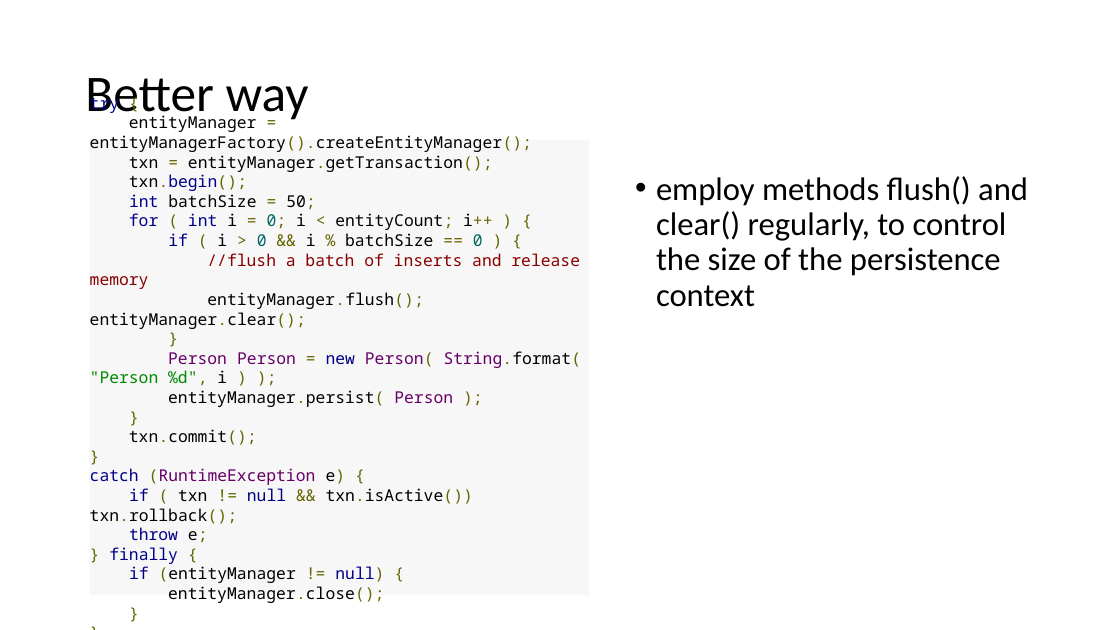
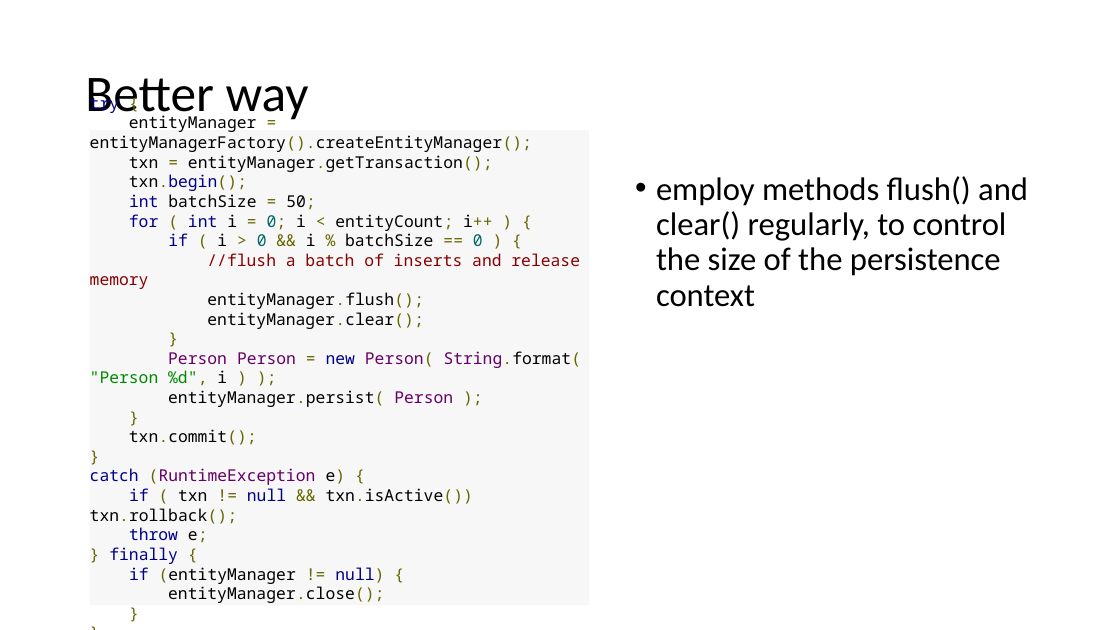
Before and after one commit to lawren43/mytest-repo, a slide deck: slide 31 of test-springmvc/doc/2.JPA Programming.pptx. Drawn at 1120x630 pixels with LibreOffice and Linux fonts; fonts in the diff are those of the drawing. Boxes give left, top, right and bottom in pixels: in the first picture for what was removed or moved away, otherwise in the second. Text is boxed around its words. In the diff, an @@ line names an element or a change of style, - is before the commit and + after.

Commit message:
update

```diff
--- a/test-springmvc/doc/2.JPA Programming.pptx
+++ b/test-springmvc/doc/2.JPA Programming.pptx
@@ rectangle "try {": place and size @@
-rectangle "try {" at [90, 140, 589, 596]
+rectangle "try {" at [90, 130, 589, 605]
@@ text in rectangle at [207, 292, 423, 329]: text changed @@
-entityManager.flush(); entityManager.clear();
+entityManager.flush();
+entityManager.clear();
```
